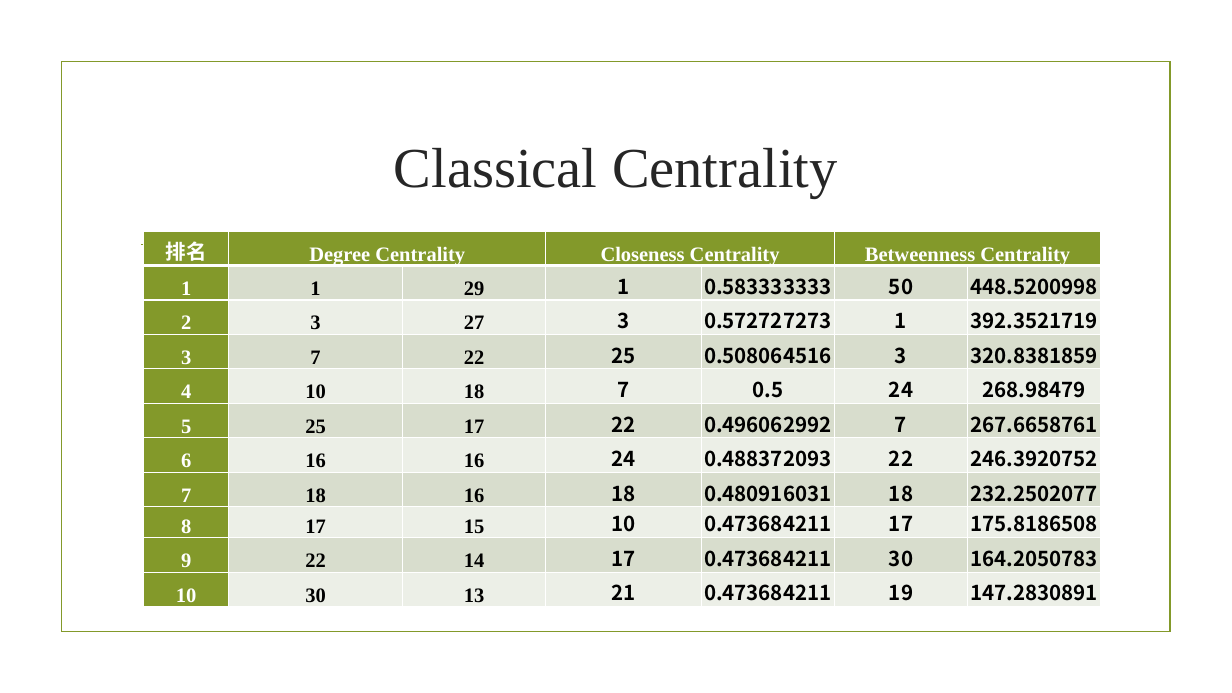
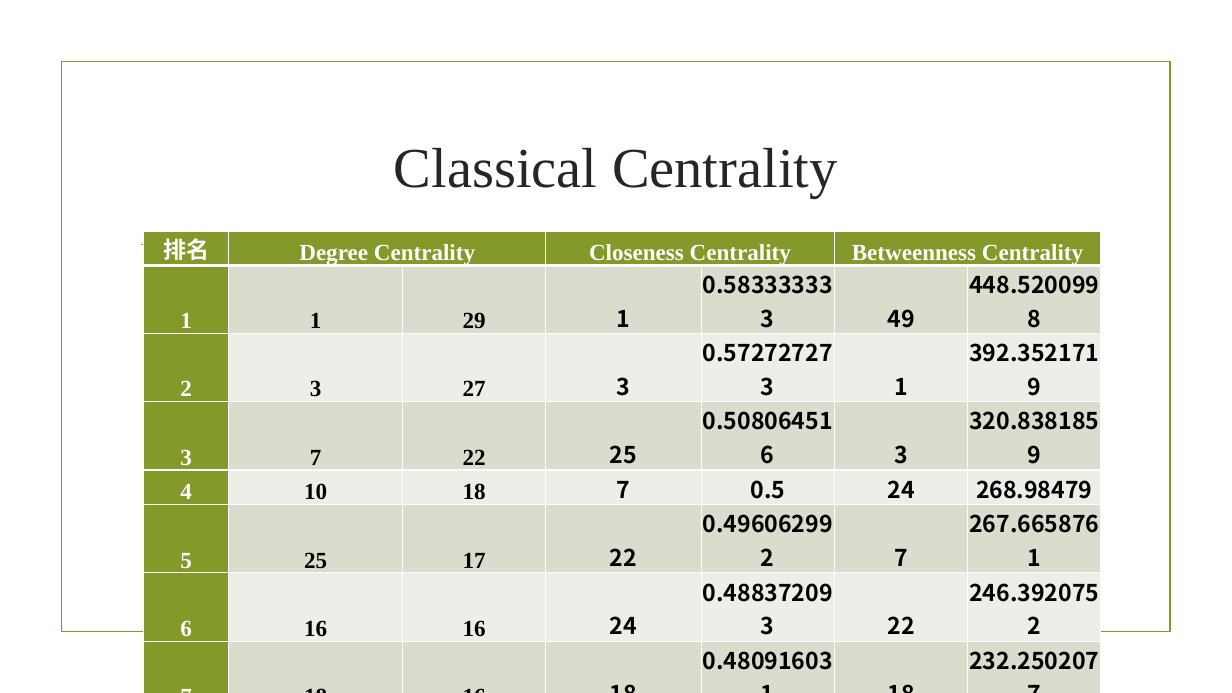
Before and after one commit to stevenyvette/train-bombing, a slide deck: slide 7 of 11.30组会.pptx. Drawn at 1232x693 pixels with LibreOffice and Linux fonts; fonts in the diff are those of the drawing; background and template pictures are left out. Boxes give left, top, right and bottom in pixels: in the first picture for what was removed or moved away, otherwise in the second. Text is boxed around its words. In the diff, an @@ line names an element or a change of style, - is before the commit and + after.

```diff
--- a/11.30组会.pptx
+++ b/11.30组会.pptx
@@ table at bbox=[143, 231, 1100, 674] @@
-row 2, column 6: 50
+row 2, column 6: 49
@@ size 16 to 18 pt @@
```
Also in this commit, not shown: 4 other slides changed, 5 slides added, 2 slides removed, 9 other files.
